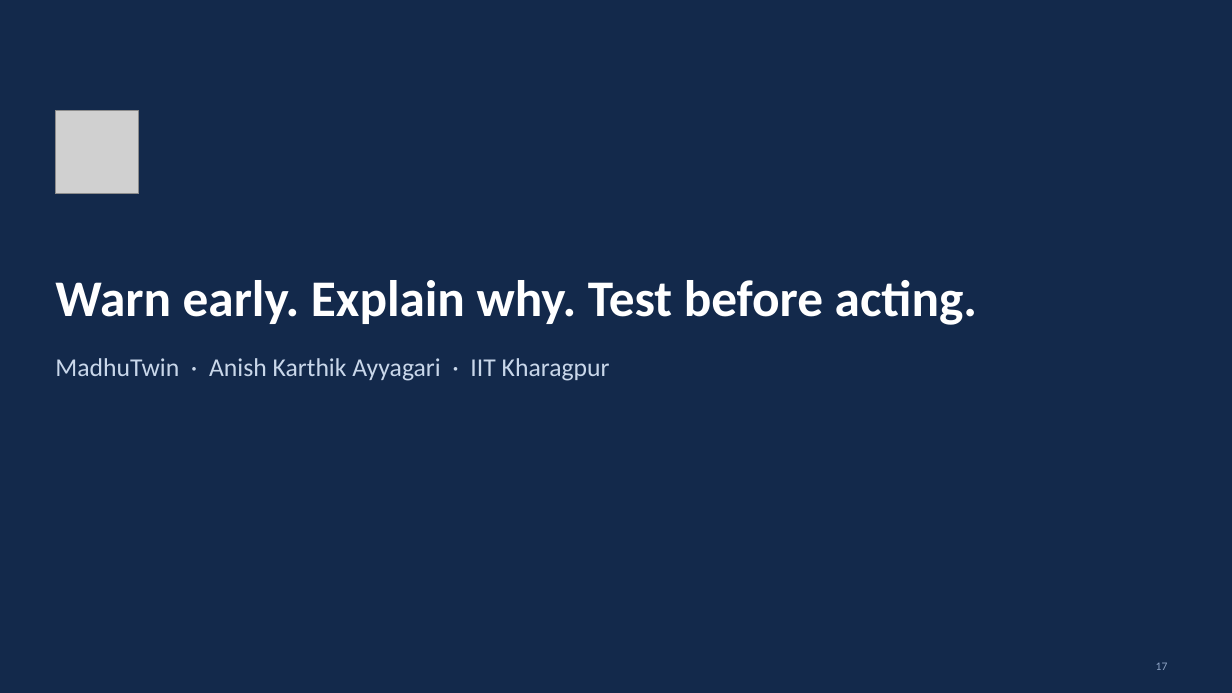
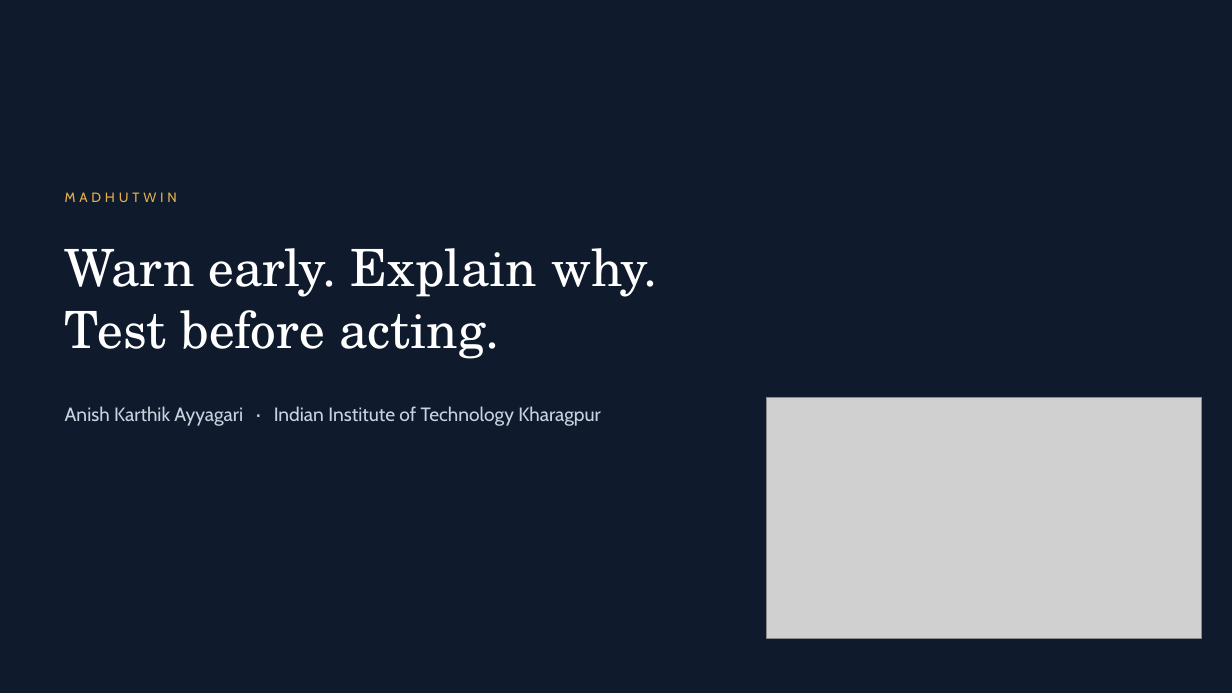
Before and after one commit to Realmer01/BioT_IIT_Kharagpur, a slide deck: slide 17 of docs/Presentation.pptx. Drawn at 1232x693 pixels with LibreOffice and Linux fonts; fonts in the diff are those of the drawing; grey boxes stand for pictures. Boxes give left, top, right and bottom in pixels: in the first picture for what was removed or moved away, otherwise in the second. Text is boxed around its words. In the diff, an @@ line names an element or a change of style, - is before the commit and + after.

Commit message:
Redesign presentation and architecture diagram
Editorial typography (Georgia headlines, Segoe UI text), a single honey
accent, hairline structure instead of cards and icons, visuals drawn from
real cohort traces, cropped dashboard views at true aspect, and text
sized to fit every box.

```diff
--- a/docs/Presentation.pptx
+++ b/docs/Presentation.pptx
@@ background #13294B to #0F1B2D @@
@@ picture removed at (x1=55, y1=111, x2=139, y2=194) @@
@@ text added at (x1=65, y1=192, x2=177, y2=202), 10.5 pt, text #E7B04B @@
+MADHUTWIN
@@ title "Warn early. Explain why." at (x1=65, y1=248, x2=658, y2=359): vertical alignment middle to top @@
@@ title at (x1=65, y1=248, x2=658, y2=359): text changed; font Calibri to TeX Gyre Schola; bold off @@
-Warn early. Explain why. Test before acting.
+Warn early. Explain why.
+Test before acting.
@@ text at (x1=65, y1=406, x2=601, y2=426): text changed; size 20 to 15 pt; font Calibri to Cabin; text colour #C9D7EA to #C9D3E0 @@
-MadhuTwin · Anish Karthik Ayyagari · IIT Kharagpur
+Anish Karthik Ayyagari · Indian Institute of Technology Kharagpur
@@ picture added at (x1=767, y1=397, x2=1202, y2=639) @@
@@ page number removed at (x1=1156, y1=662, x2=1168, y2=670) @@
-17
```
Also in this commit, not shown: 14 other slides changed, 2 slides added, 2 slides removed, 4 other files.
